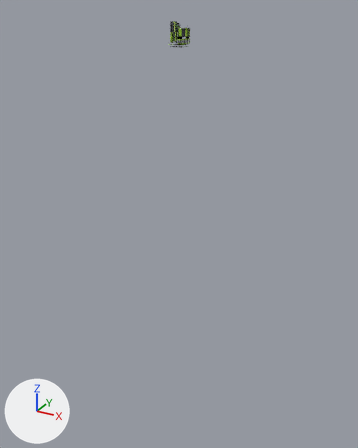
Two versions of the glTF model computers/src/main/resources/assets/jsc/jsmodels/chain/crystal_puller.glb, one commit apart.
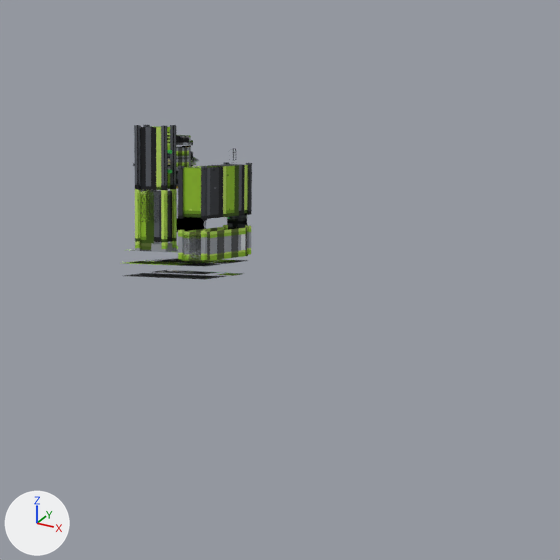
Old and new are each drawn whole from a 50 mm lens placed at (30.9, -57.7, 3.6), pointed at (-1.6, 1.6, -26.0) and again close up on the part from 41% to 68% of the width and 0% to 21% of the height. Arrows for +X, +Y and +Z are at lower left; the lights stay in place. The first two pictures are the older version. Where no turn or scale is listed for an object, it has been applied to the vertices. Vertices at exactly the same position are counted once.

Names of what the first close-up shows: 'body' and 1 more.
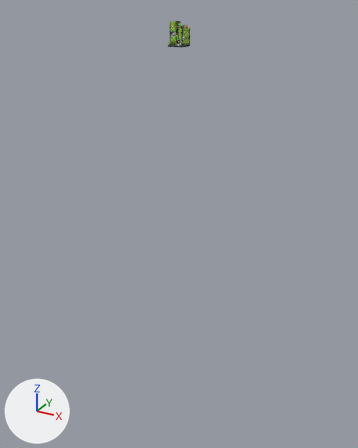
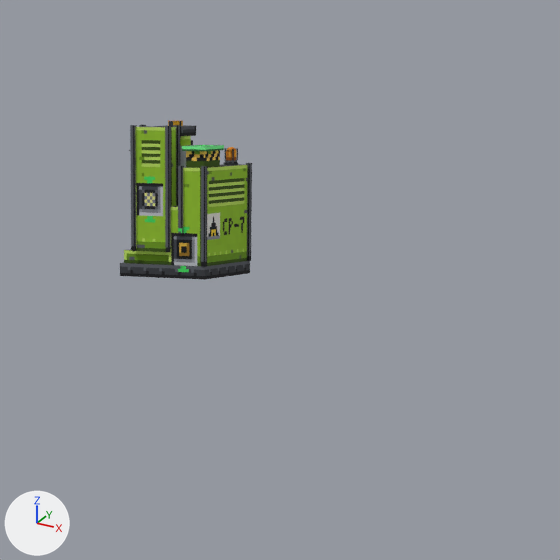
Location of each change, (x1, y1, x2, y2) in pixels of the close-ups (560 x 560 px; the box of a moved part takes in the faces that stretch with it):
'body', reshaped: before (124, 125, 252, 280); after (120, 125, 252, 280)
'body_glow', reshaped (not visible before): after (144, 147, 236, 272)
part 1 of me_body, added (green): after (135, 126, 176, 252)
part 2 of me_body, deleted: before (139, 126, 172, 252)
part 3 of me_body, moved or reshaped: before (134, 125, 184, 259); after (130, 125, 184, 266)
part 4 of me_body, surface changed: (124, 135, 252, 279) in both
part 5 of me_body_glow, added: after (144, 177, 189, 272)
part 6 of me_body_glow, surface changed: after (226, 147, 236, 161)

The change, as a list of edits to the scene's bpy script:
```text
Change me_body:
    used by ob_body; location = (-1.5, 0.5, -65.0)
    remove me_body.from_pydata(...)  # 1819 vertices, 1708 faces; spans x 0.0..2.02, y -2.02..0.02, z 64.0..66.97
    add me_body.from_pydata(...)  # 1811 vertices, 1696 faces; spans x 0.0..2.02, y -2.02..0.02, z 64.0..66.97
    me_body part 1: a new loose piece, a box spanning x 0.33..1.14, y -1.97..-1.59, z 64.5..66.88, in mat_crystal_puller
    me_body part 2: the loose piece of 8 vertices spanning x 0.42..1.05, y -1.97..-1.59, z 64.5..66.88 is deleted
    me_body part 3: 1 vertex moved from x 1.39, y -2.02, z 64.25 to x 1.39, y -2.02, z 64.88; 19 vertices removed from x 0.47..1.48, y -2.02..-1.55, z 64.25..66.91; 26 vertices added at x 0.28..1.48, y -2.02..-1.55, z 64.25..66.91
    me_body part 4: 1611 kept faces spanning x 0.0..2.02, y -2.02..0.02, z 64.0..66.97 get new texture (UV) coordinates
    other edits to the shape of me_body do not show in these pictures
Change me_body_glow:
    used by ob_body_glow; location = (-1.5, 0.5, -65.0)
    remove me_body_glow.from_pydata(...)  # 256 vertices, 192 faces; spans x 1.594..1.812, y -0.422..-0.203, z 66.213..66.463
    add me_body_glow.from_pydata(...)  # 279 vertices, 204 faces; spans x 0.0..2.0, y -2.017..-0.03, z 64.0..66.875
    me_body_glow part 5: 19 vertices added at x 0.0..2.0, y -2.017..-1.97, z 64.0..66.875
    me_body_glow part 6: 192 kept faces spanning x 1.594..1.812, y -0.422..-0.203, z 66.213..66.463 get new texture (UV) coordinates
    other edits to the shape of me_body_glow do not show in these pictures
```
